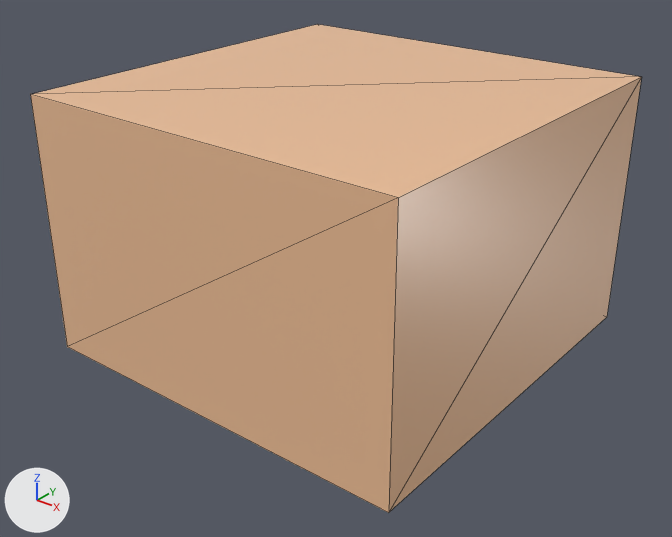
Renders of the glTF model public/bases/grass.gltf from each side of a commit.
Both versions are drawn from a 50 mm camera at (1.303, -1.666, 0.703) aimed at (0.017, -0.058, -0.294). The lights are fixed; the arrows at lower left show +X, +Y and +Z. Mesh edges are drawn as thin lines. Where no turn or scale is listed for an object, it has been applied to the vertices. Vertices at the same position are counted once.
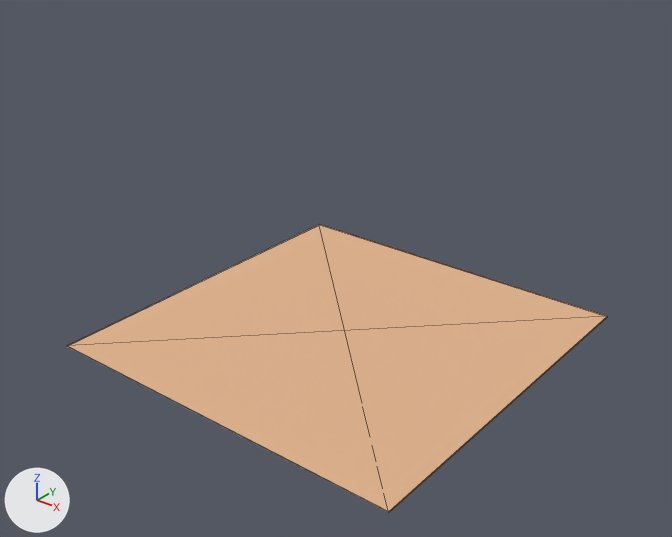
The newer file is also rescaled (x70.0), turned or shifted as a whole; pictures and numbers use the older file's frame.

What the commit changed:
In material 'Material_0' (mat_material_0), roughness goes from 0.3 to 0.99.
me_mesh_0 has 8 vertices, 12 faces and spans x -0.5..0.5, y -0.5..0.5, z -0.325..0.325.
me_mesh_0 is used by ob_cube; location (0.0, 0.0, -0.179).
me_mesh_0 part 1: the whole mesh is scaled about its middle by (1, 1, 0.0044), then moved by (0.0, 0.0, -0.324).

Boxes (x1, y1, x2, y2) around the edits, measured in the pictures (672 x 537 px):
'Cube', surface changed, mesh rescaled (12% narrower, 41% shorter): before (30, 24, 642, 513); after (67, 224, 607, 513)
